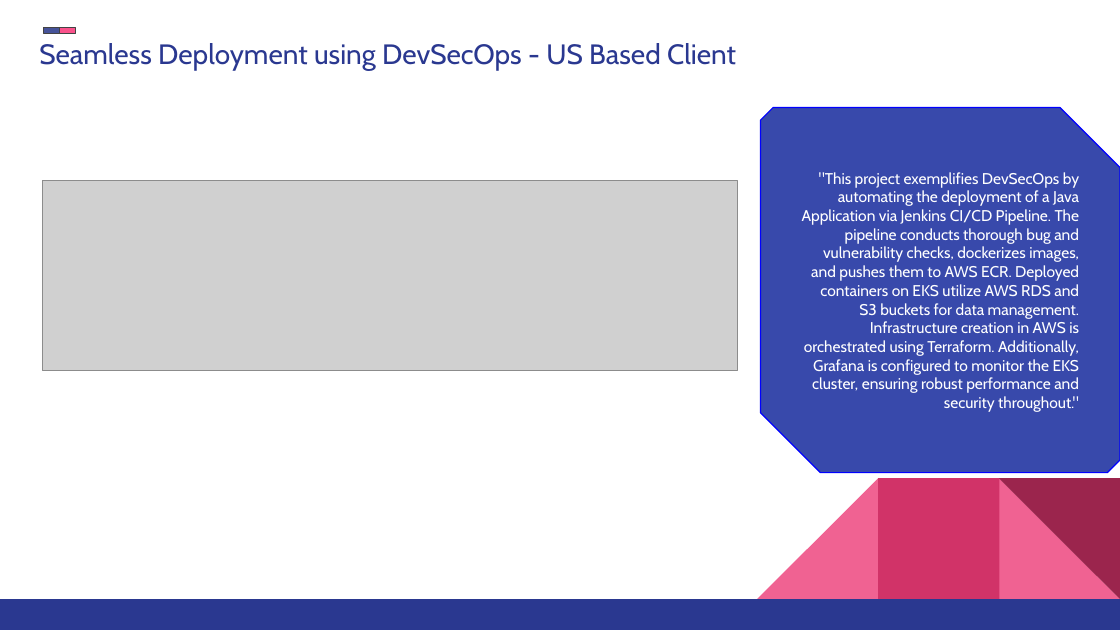
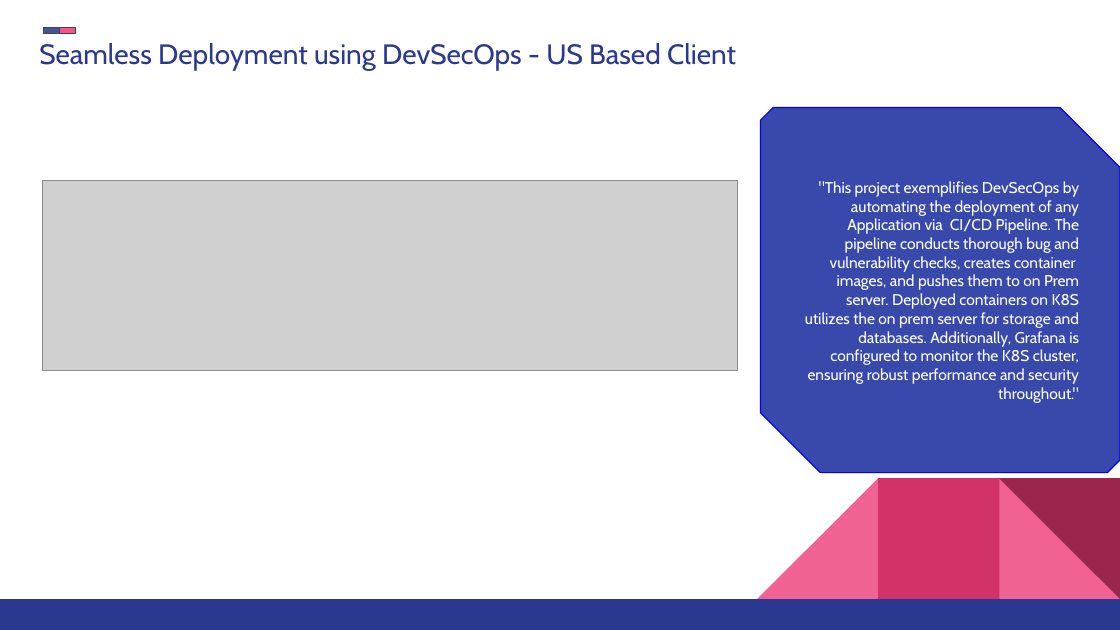
Before and after one commit to prakashuiuxdesigner/Devsecops, a slide deck: slide 7 of NEW Deployment.odp. Drawn at 1120x630 pixels with LibreOffice and Linux fonts; fonts in the diff are those of the drawing; grey boxes stand for pictures. Boxes give left, top, right and bottom in pixels: in the first picture for what was removed or moved away, otherwise in the second. Text is boxed around its words. In the diff, an @@ line names an element or a change of style, - is before the commit and + after.

```diff
--- a/NEW Deployment.odp
+++ b/NEW Deployment.odp
@@ text in freeform shape at <box>805,181,1080,403</box>: text changed @@
-"This project exemplifies DevSecOps by automating the deployment of a Java Application via Jenkins CI/CD Pipeline. The pipeline conducts thorough bug and vulnerability checks, dockerizes images, and pushes them to AWS ECR. Deployed containers on EKS utilize AWS RDS and S3 buckets for data management. Infrastructure creation in AWS is orchestrated using Terraform. Additionally, Grafana is configured to monitor the EKS cluster, ensuring robust performance and security throughout."
+"This project exemplifies DevSecOps by automating the deployment of any Application via CI/CD Pipeline. The pipeline conducts thorough bug and vulnerability checks, creates container images, and pushes them to on Prem server. Deployed containers on K8S utilizes the on prem server for storage and databases. Additionally, Grafana is configured to monitor the K8S cluster, ensuring robust performance and security throughout."
```
Also in this commit, not shown: 1 other slide changed.
